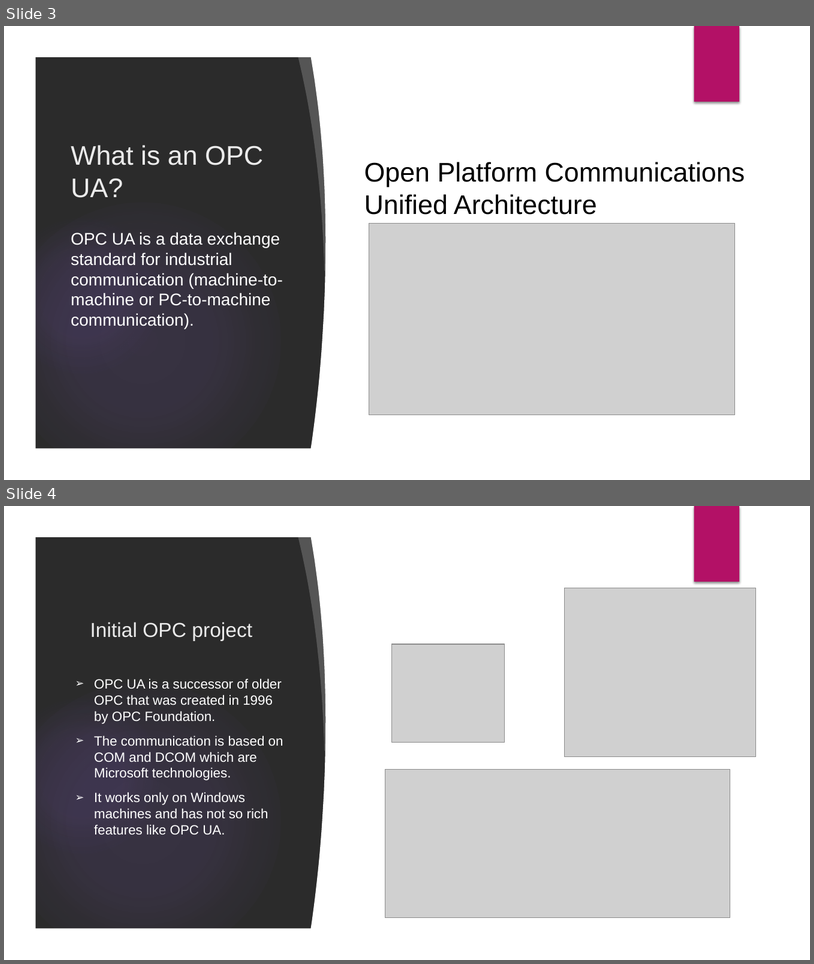
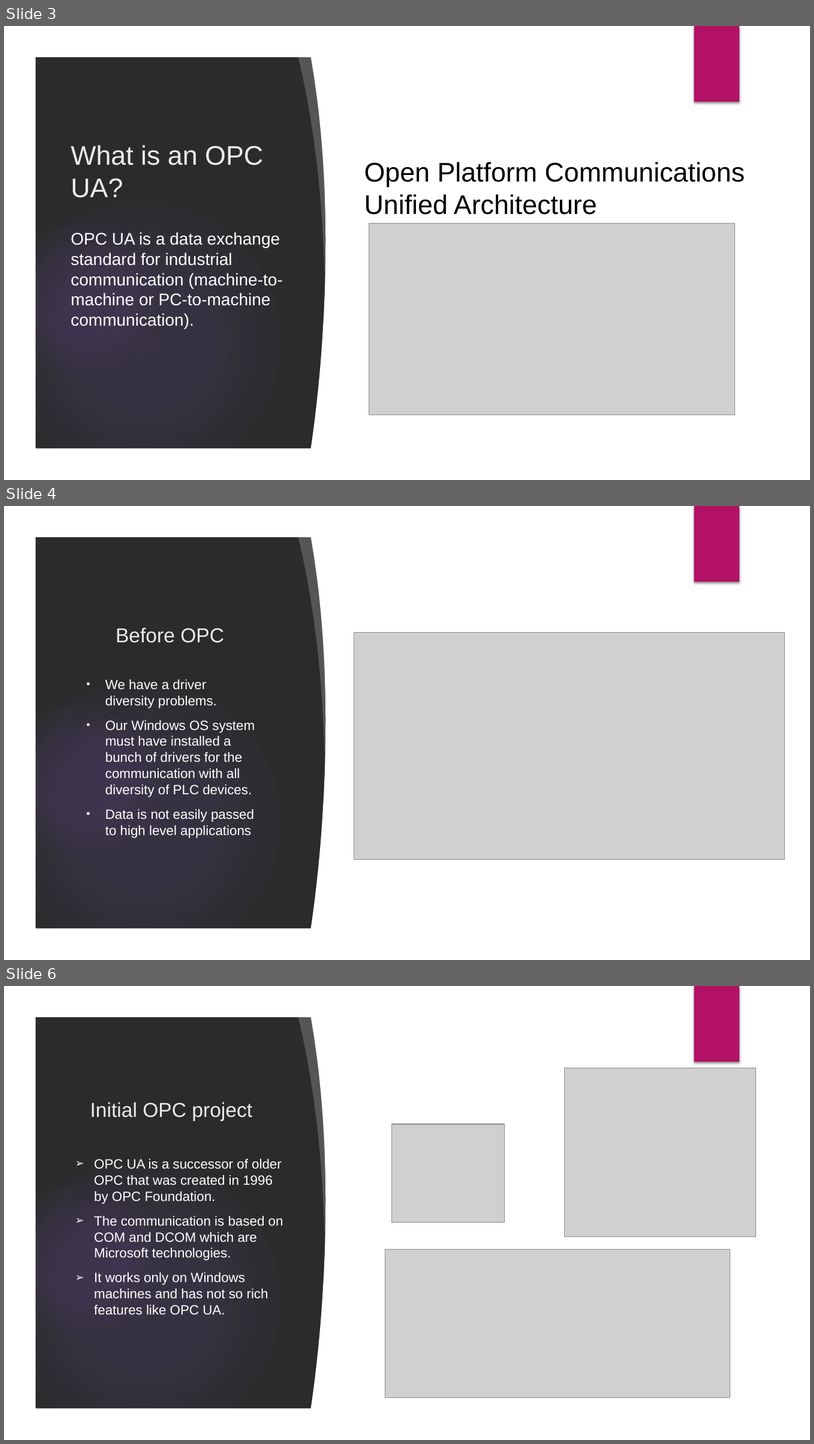
Before and after one commit to velizar92/TSK_Presentations, a slide deck: OPC UA and Industry 4.0.pptx. Shown one above the other, each under a label of ours: slides 3 and 4 before the commit, slides 3, 4 and 6 after it; the slides between them are not shown. The pictures are 814x964 and 814x1444 pixels, drawn with LibreOffice and Linux fonts; fonts in the diff are those of the drawing; grey boxes stand for pictures; background and template pictures are left out; a plain dark background stands for a picture behind light text. Boxes give left, top, right and bottom in pixels: in the first picture for what was removed or moved away, otherwise in the second. Text is boxed around its words. In the diff, an @@ line names an element or a change of style, - is before the commit and + after.

```diff
--- a/OPC UA and Industry 4.0.pptx
+++ b/OPC UA and Industry 4.0.pptx
@@ slide 4 added at box(4, 506, 810, 960), background picture (left out); not listed: 9 template elements that a slide beside it also shows @@
@@ title added at box(116, 627, 224, 643), 24 pt, text #EBEBEB @@
+Before OPC
@@ picture added at box(354, 633, 785, 859) @@
@@ text added at box(105, 679, 255, 838), 16 pt, text #FFFFFF @@
+• We have a driver diversity problems.
+• Our Windows OS system must have installed a bunch of drivers for the communication with all diversity of PLC devices.
+• Data is not easily passed to high level applications
@@ what was slide 4 is now slide 6 @@
```
Also in this commit, not shown: 1 other slide added.
